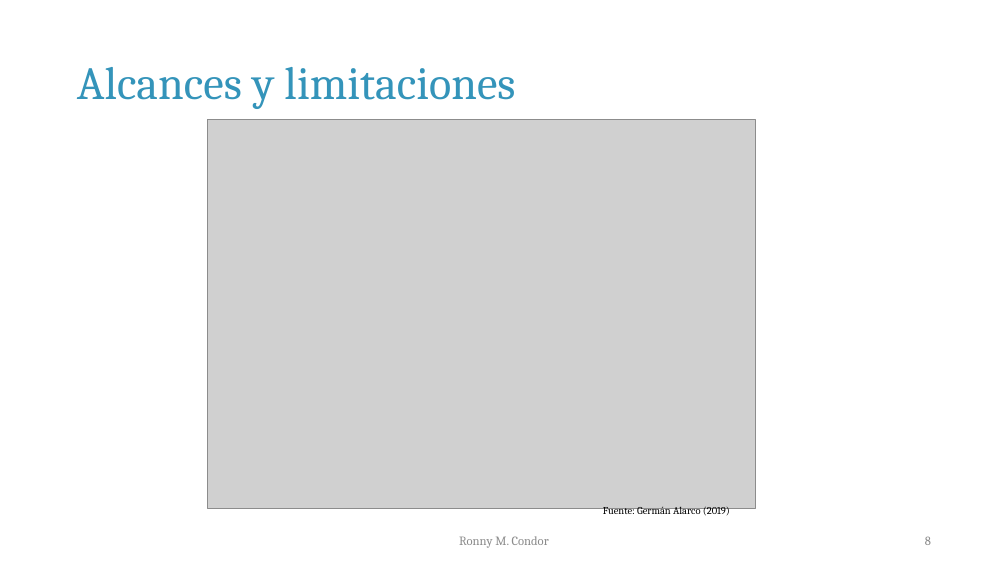
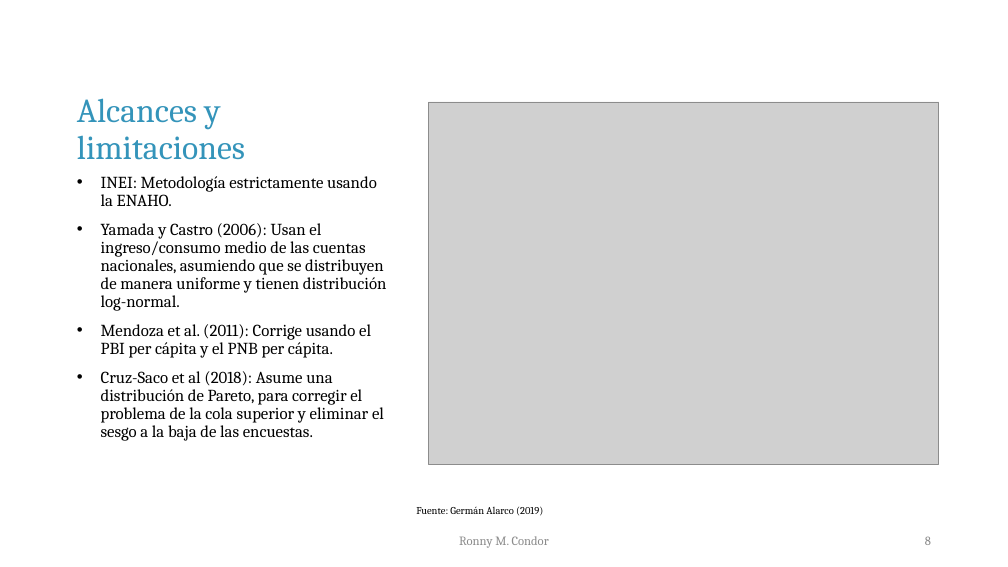
Before and after one commit to rmcondor/Theories-of-Distribution-and-Inequality-Course, a slide deck: slide 8 of Lecture 1/Notas de clase 01.pptx. Drawn at 1008x567 pixels with LibreOffice and Linux fonts; fonts in the diff are those of the drawing; grey boxes stand for pictures. Boxes give left, top, right and bottom in pixels: in the first picture for what was removed or moved away, otherwise in the second. Text is boxed around its words. In the diff, an @@ line names an element or a change of style, - is before the commit and + after.

Commit message:
slides modified

```diff
--- a/Lecture 1/Notas de clase 01.pptx
+++ b/Lecture 1/Notas de clase 01.pptx
@@ title "Alcances y limitaciones": place and size @@
-title "Alcances y limitaciones" at (77, 67, 515, 109)
+title "Alcances y limitaciones" at (77, 98, 245, 160)
@@ title "Alcances y limitaciones" at (77, 98, 245, 160): size 44 to 32 pt; vertical alignment middle to bottom @@
@@ picture: place and size @@
-picture at (207, 119, 755, 508)
+picture at (429, 102, 939, 464)
@@ text added at (101, 176, 387, 441), 16 pt, text #000000 @@
+• INEI: Metodología estrictamente usando la ENAHO.
+• Yamada y Castro (2006): Usan el ingreso/consumo medio de las cuentas nacionales, asumiendo que se distribuyen de manera uniforme y tienen distribución log-normal.
+• Mendoza et al. (2011): Corrige usando el PBI per cápita y el PNB per cápita.
+• Cruz-Saco et al (2018): Asume una distribución de Pareto, para corregir el problema de la cola superior y eliminar el sesgo a la baja de las encuestas.
@@ text "Fuente: Germán Alarco (2019)": place and size @@
-text "Fuente: Germán Alarco (2019)" at (603, 507, 730, 517)
+text "Fuente: Germán Alarco (2019)" at (416, 506, 543, 516)
```
